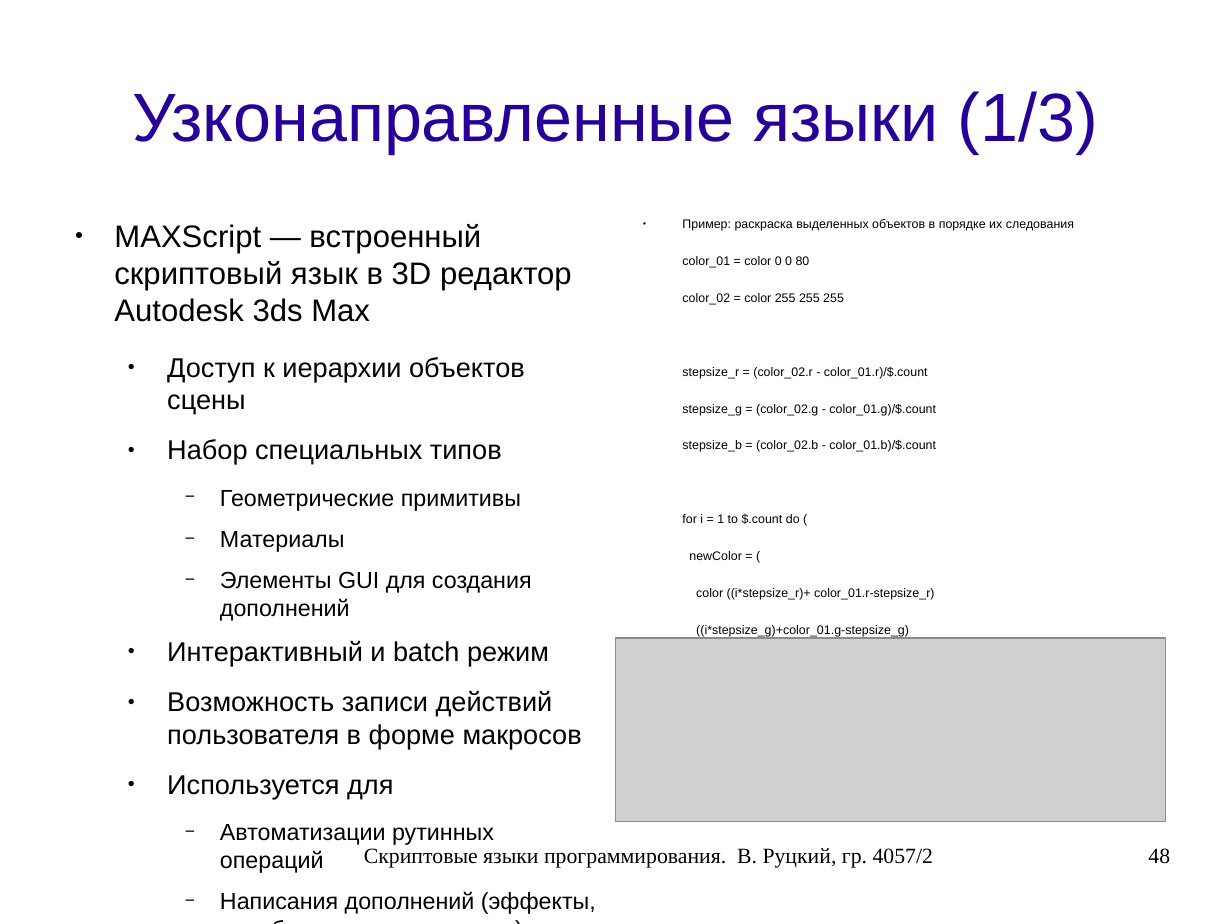
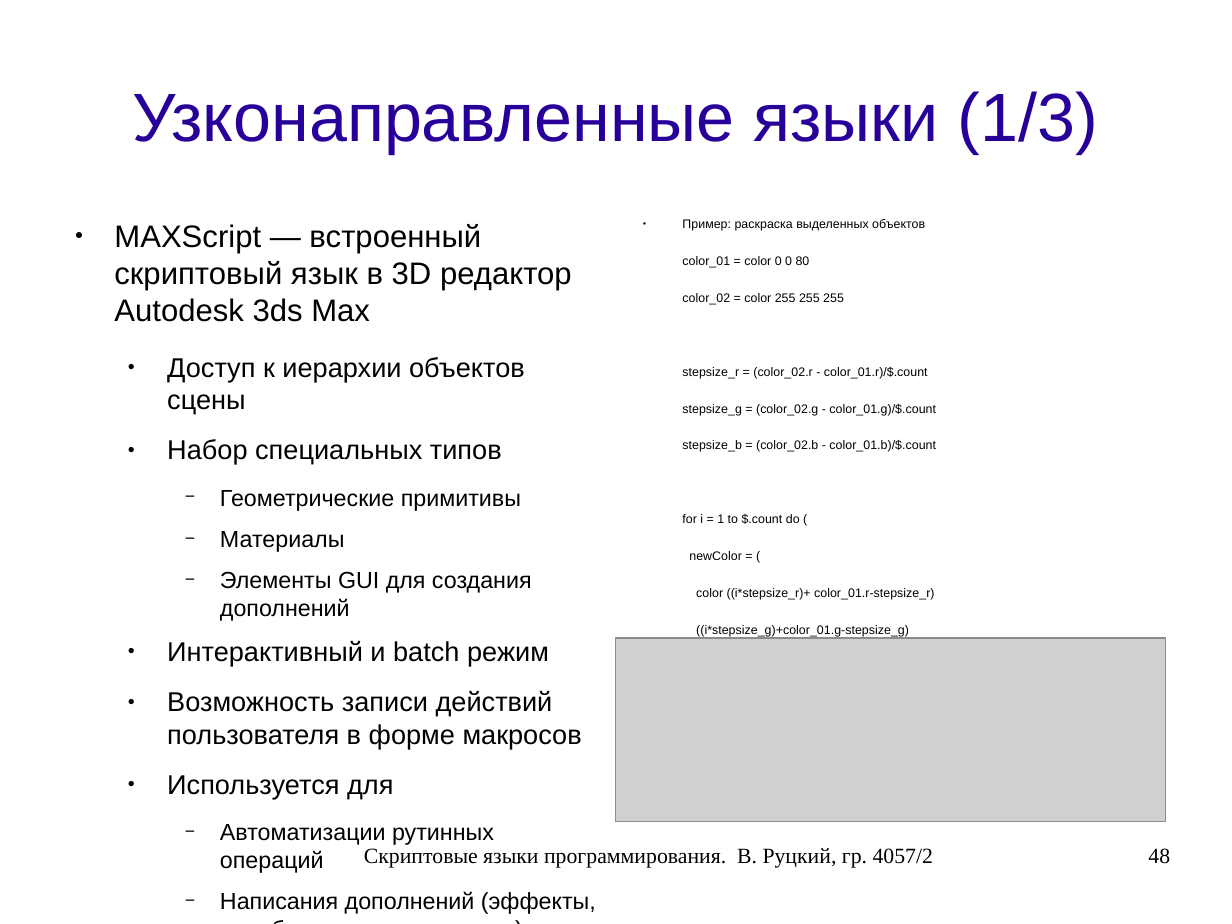
Before and after one commit to rutsky/semester07, a slide deck: slide 48 of Operation_systems/scripting_languages/40572_Rutsky_Scripting_languages.odp. Drawn at 1232x924 pixels with LibreOffice and Linux fonts; fonts in the diff are those of the drawing; grey boxes stand for pictures. Boxes give left, top, right and bottom in pixels: in the first picture for what was removed or moved away, otherwise in the second. Text is boxed around its words. In the diff, an @@ line names an element or a change of style, - is before the commit and + after.

```diff
--- a/Operation_systems/scripting_languages/40572_Rutsky_Scripting_languages.odp
+++ b/Operation_systems/scripting_languages/40572_Rutsky_Scripting_languages.odp
@@ text at [682,219,925,231]: text changed @@
-● Пример: раскраска выделенных объектов в порядке их следования
+● Пример: раскраска выделенных объектов
```
Also in this commit, not shown: 5 other slides changed, 1 slide added.
